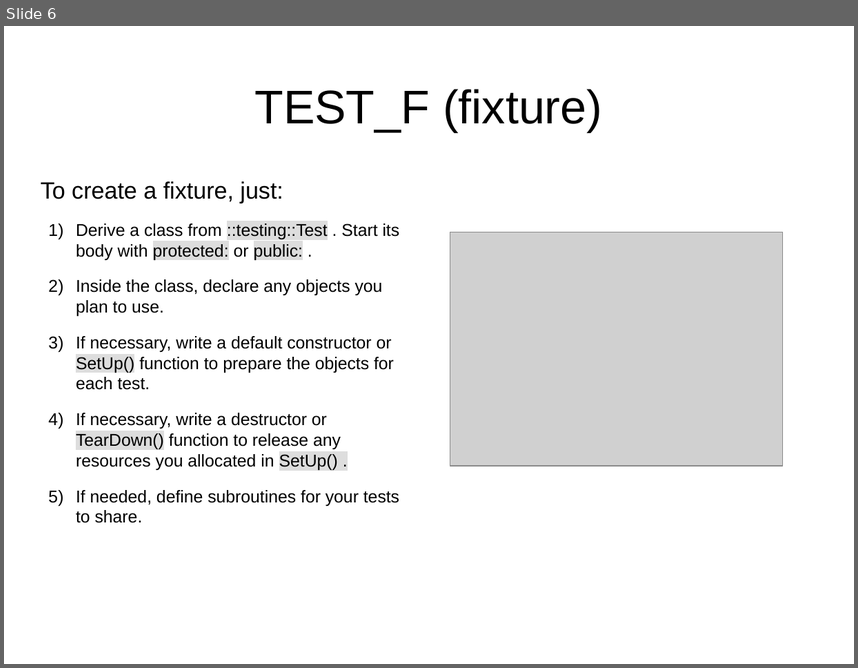
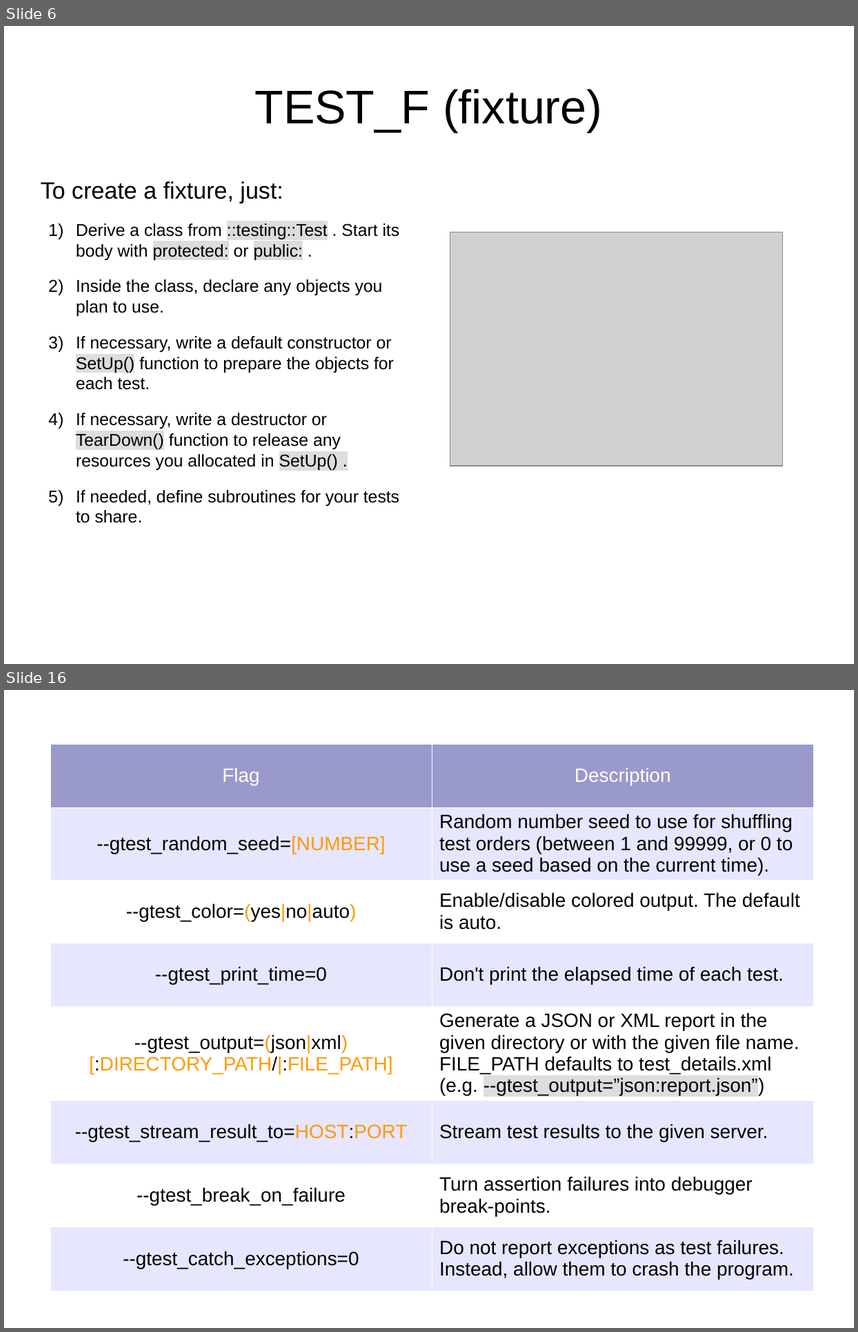
Before and after one commit to fmallaba/gtest-tutorial, a slide deck: GTest.odp. Shown one above the other, each under a label of ours: slide 6 before the commit, slides 6 and 16 after it; the slides between them are not shown. The pictures are 858x668 and 858x1332 pixels, drawn with LibreOffice and Linux fonts; fonts in the diff are those of the drawing; grey boxes stand for pictures. Boxes give left, top, right and bottom in pixels: in the first picture for what was removed or moved away, otherwise in the second. Text is boxed around its words. In the diff, an @@ line names an element or a change of style, - is before the commit and + after.

```diff
--- a/GTest.odp
+++ b/GTest.odp
@@ slide 16 added at [4, 690, 854, 1328], background #FFFFFF @@
@@ table added at [50, 744, 814, 1291], 8 rows, 2 columns @@
+Flag | Description
+--gtest_random_seed=[NUMBER] | Random number seed to use for shuffling test orders (between 1 and 99999, or 0 to use a seed based on the current time).
+--gtest_color=(yes|no|auto) | Enable/disable colored output. The default is auto.
+--gtest_print_time=0 | Don't print the elapsed time of each test.
+--gtest_output=(json|xml)[:DIRECTORY_PATH/|:FILE_PATH] | Generate a JSON or XML report in the given directory or with the given file name. FILE_PATH defaults to test_details.xml (e.g. --gtest_output=”json:report.json”)
+--gtest_stream_result_to=HOST:PORT | Stream test results to the given server.
+--gtest_break_on_failure | Turn assertion failures into debugger break-points.
+--gtest_catch_exceptions=0 | Do not report exceptions as test failures. Instead, allow them to crash the program.
```
Also in this commit, not shown: 1 slide changed, 8 other slides added, 6 other files.
